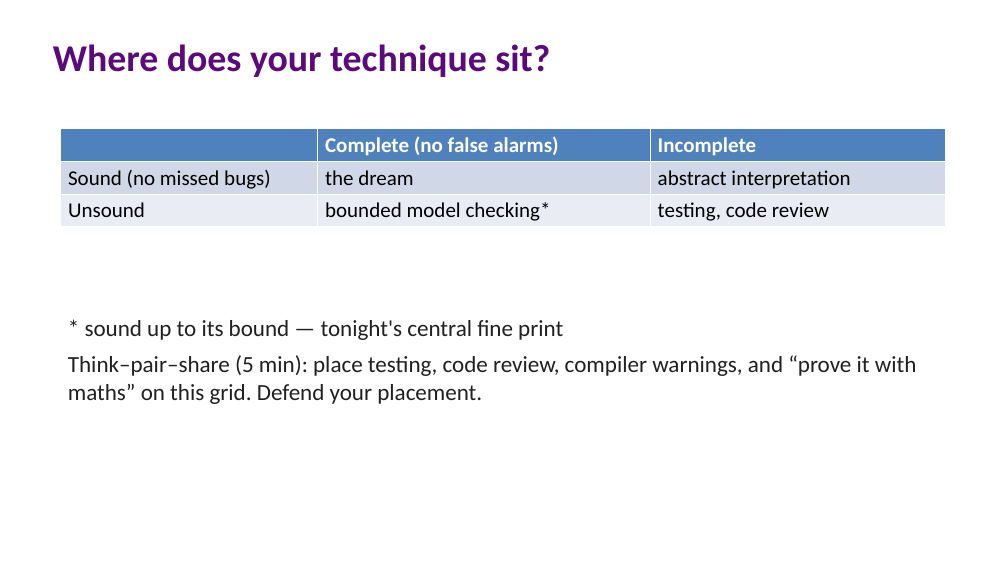
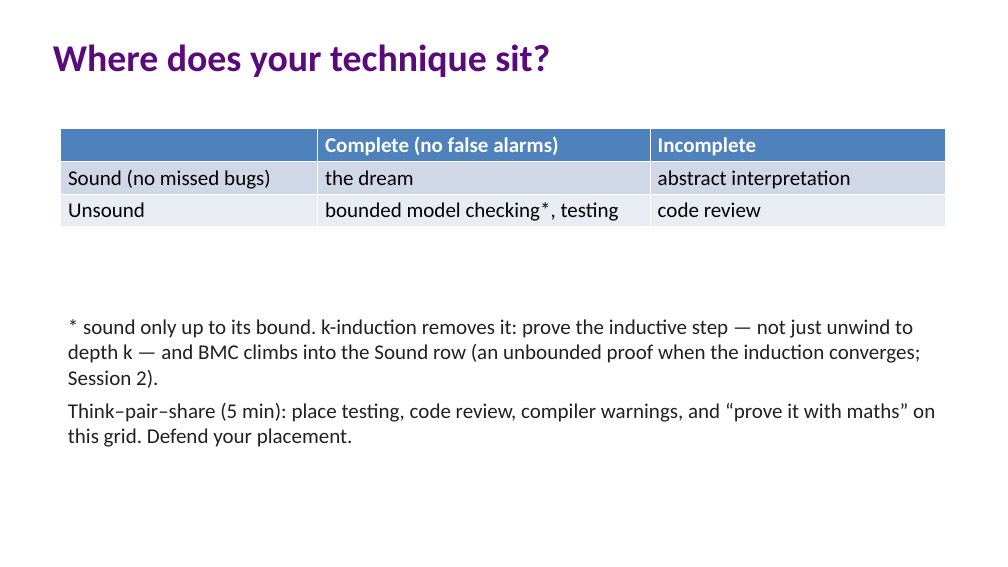
Before and after one commit to lucasccordeiro/unifei, a slide deck: slide 21 of slides/session1/01-session1-fundamentals.pptx. Drawn at 1008x567 pixels with LibreOffice and Linux fonts; fonts in the diff are those of the drawing. Boxes give left, top, right and bottom in pixels: in the first picture for what was removed or moved away, otherwise in the second. Text is boxed around its words. In the diff, an @@ line names an element or a change of style, - is before the commit and + after.

Commit message:
Reconcile testing placement and fold k-induction into the grid
Move 'testing' to the Unsound x Complete cell (failures are real → complete),
matching the soundness slide's 'testing is complete but not sound'; leave code
review in Incomplete. Extend the asterisk footnote so k-induction is what lifts
BMC into the Sound row — an unbounded proof when the induction converges,
foreshadowing the Session 2 k-induction deck.

```diff
--- a/slides/session1/01-session1-fundamentals.pptx
+++ b/slides/session1/01-session1-fundamentals.pptx
@@ table at (60, 129, 945, 225) @@
-row 3, column 2: bounded model checking*
+row 3, column 2: bounded model checking*, testing
-row 3, column 3: testing, code review
+row 3, column 3: code review
@@ text at (68, 319, 920, 388): text changed; size 22 to 20 pt @@
-* sound up to its bound — tonight's central fine print
+* sound only up to its bound. k-induction removes it: prove the inductive step — not just unwind to depth k — and BMC climbs into the Sound row (an unbounded proof when the induction converges; Session 2).
@@ text at (68, 403, 935, 447): size 22 to 20 pt in "Think–pair–share (5 min): place testing, code review, ..." @@
```
Also in this commit, not shown: 2 other files.
